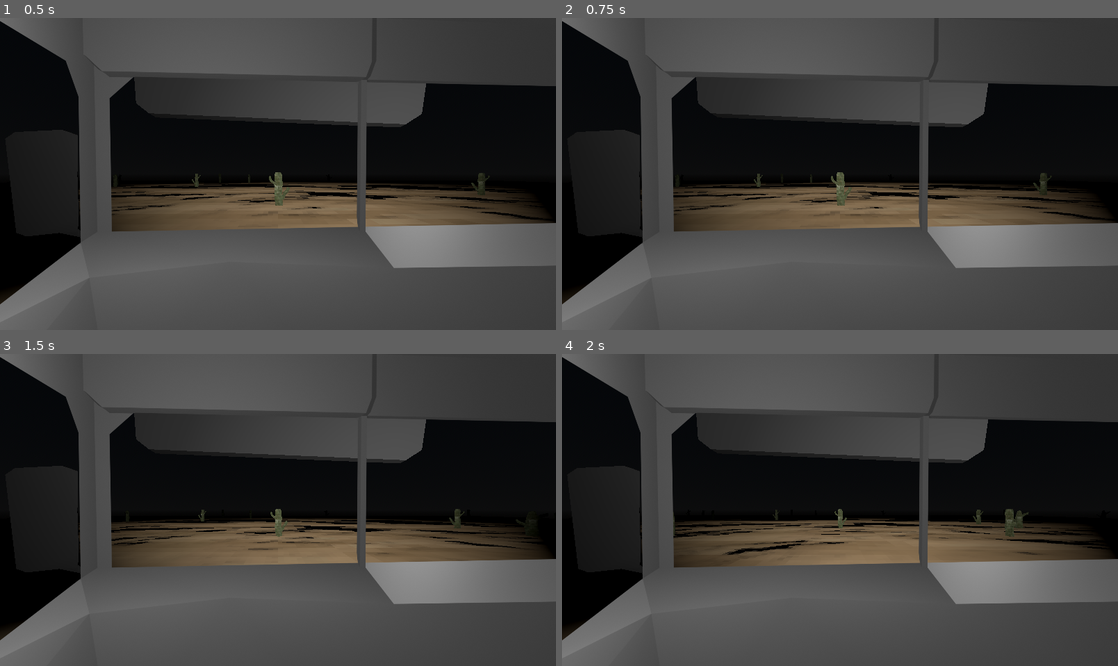
Above: before the commit, frames 1-4 (two rows, left to right).
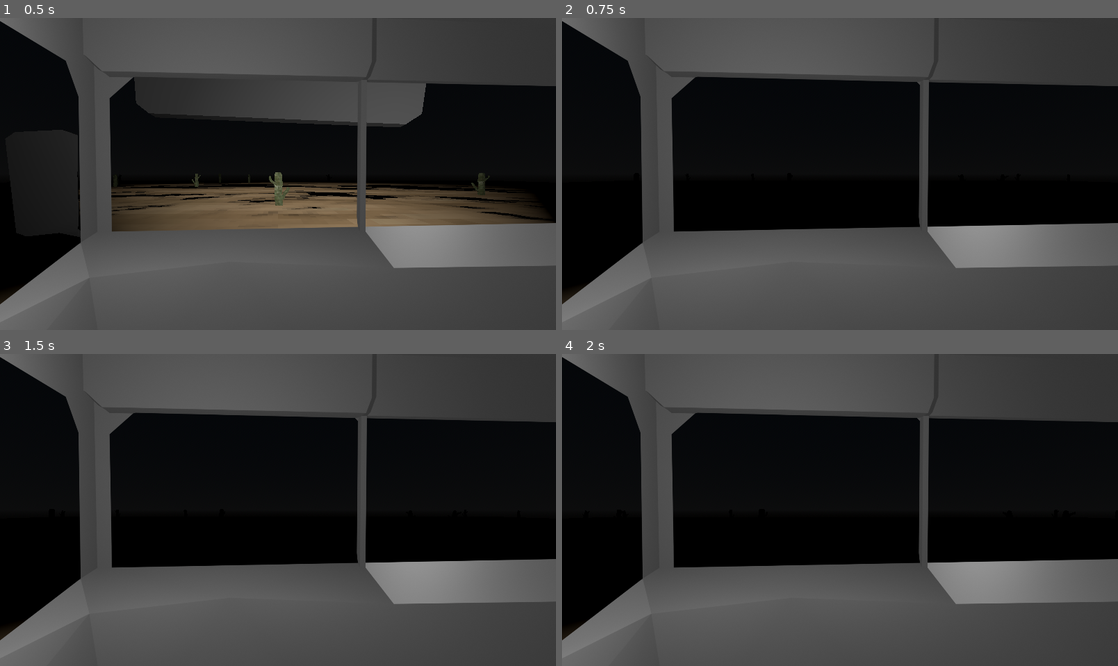
Above: after the commit, the same moments.

Repository: scarvey01/INSANITY-GAME
Game: Godot game, scene res://node_3d.tscn
The game is run twice, just before and just after one commit, with the same random seed, the same clock (stepped at 60 frames per second) and the same inputs.
Inputs:
- Up to frame 1 (0.5 s): no input
- Up to frame 2 (0.75 s): tap Enter at 0.5 s; hold Right (ui_right) from 0.53 s (still down)
- Up to frame 3 (1.5 s): tap Space at 1.25 s; release Right (ui_right) at 1.28 s; hold S (drive_backward) from 1.28 s (still down)
- Up to frame 4 (2 s): keep holding S (drive_backward)

Frame 1 is identical in both runs. In frame 2, 17% of the frame differs, in the area x 5-99%, y 18-71%; in frame 3, 17%; in frame 4, 17%, in the area x 4-99%, y 18-71%.

Commit message:
turning camera
press the right arrow key

Diff:
--- /dev/null
+++ b/camera_3d.gd
@@ -0,0 +1,35 @@
+extends Camera3D
+
+const ROTATE_ANGLE := deg_to_rad(180)
+const ROTATE_SPEED := 20.0  # Radians per second
+
+var rotating = false
+var remaining_rotation = 0.0
+var looking_back = false  # Keeps track of camera rotation
+var rotation_direction = 1.0
+
+func _ready():
+	current = true
+
+func _process(delta):
+	if not rotating and Input.is_action_just_pressed("ui_right"):
+		rotating = true
+		remaining_rotation = ROTATE_ANGLE
+		rotation_direction = -1.0 if not looking_back else 1.0
+		looking_back = !looking_back  # cahnges bool to whatever its not
+
+	if rotating:
+		var step = ROTATE_SPEED * delta
+		if step > remaining_rotation:
+			step = remaining_rotation
+
+		rotate_y(step * rotation_direction)
+		remaining_rotation -= step
+
+		if remaining_rotation <= 0.0:
+			rotating = false
+#func _input(event):
+#if event is InputEventKey and event.pressed:
+#if event.keycode == KEY_RIGHT:
+#turn_right()
+#print("turning")
--- a/node_3d.tscn
+++ b/node_3d.tscn
@@ -6,6 +6,7 @@
 [ext_resource type="PackedScene" uid="uid://dijw22lyuegl0" path="res://side_mirror.tscn" id="2_a0tk4"]
 [ext_resource type="Texture2D" uid="uid://bqn77wfwabr1x" path="res://bus-view.png" id="2_noarx"]
 [ext_resource type="PackedScene" uid="uid://icmiyyrstb5d" path="res://bus_mirror.tscn" id="3_r3fl7"]
+[ext_resource type="Script" uid="uid://6v45d0uwvatw" path="res://camera_3d.gd" id="4_wc5p8"]
 
 [sub_resource type="FastNoiseLite" id="FastNoiseLite_a0tk4"]
 
@@ -69,6 +70,7 @@
 
 [node name="Camera3D" type="Camera3D" parent="CharacterBody3D"]
 transform = Transform3D(1, 0, 0, 0, 1, 0, 0, 0, 1, 0, 0.540192, 0)
+script = ExtResource("4_wc5p8")
 
 [node name="OmniLight3D" type="OmniLight3D" parent="CharacterBody3D/Camera3D"]
 
Not shown, added: camera_3d.gd.uid
Not shown: 1 places in node_3d.tscn that only renumber resources
